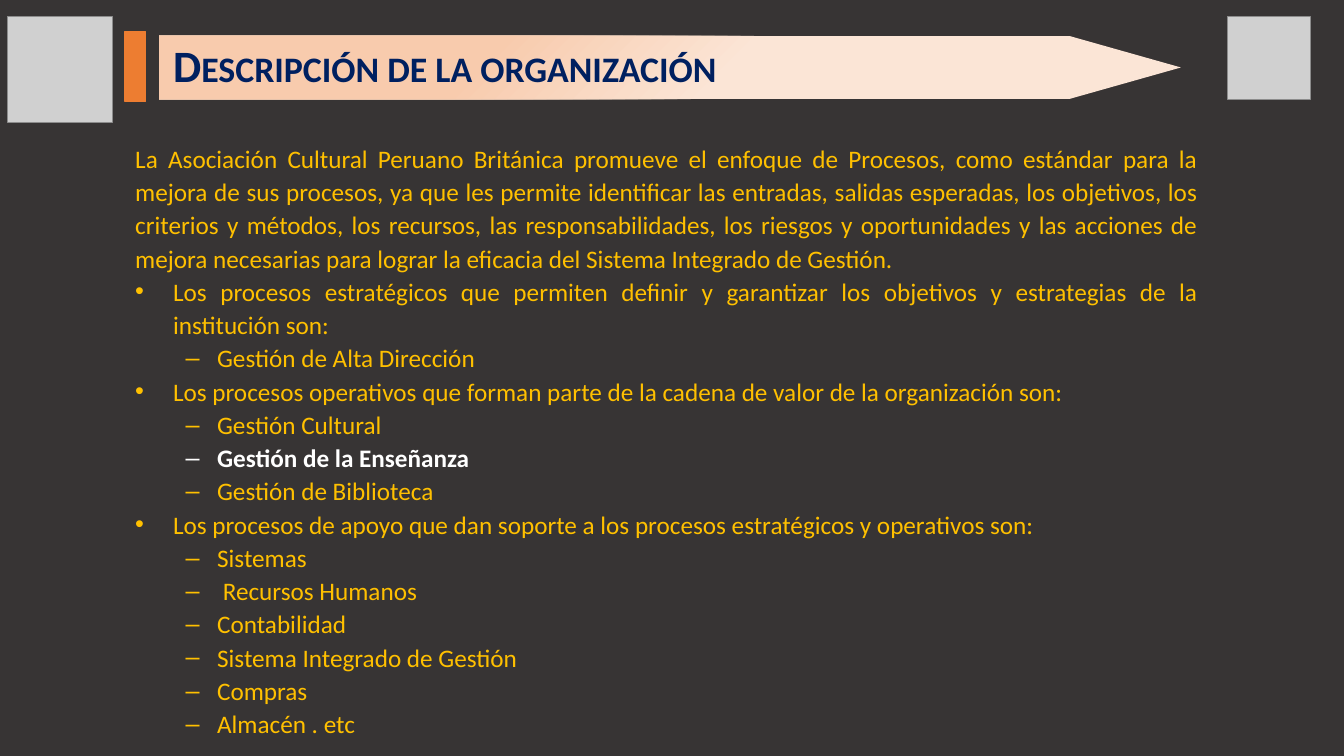
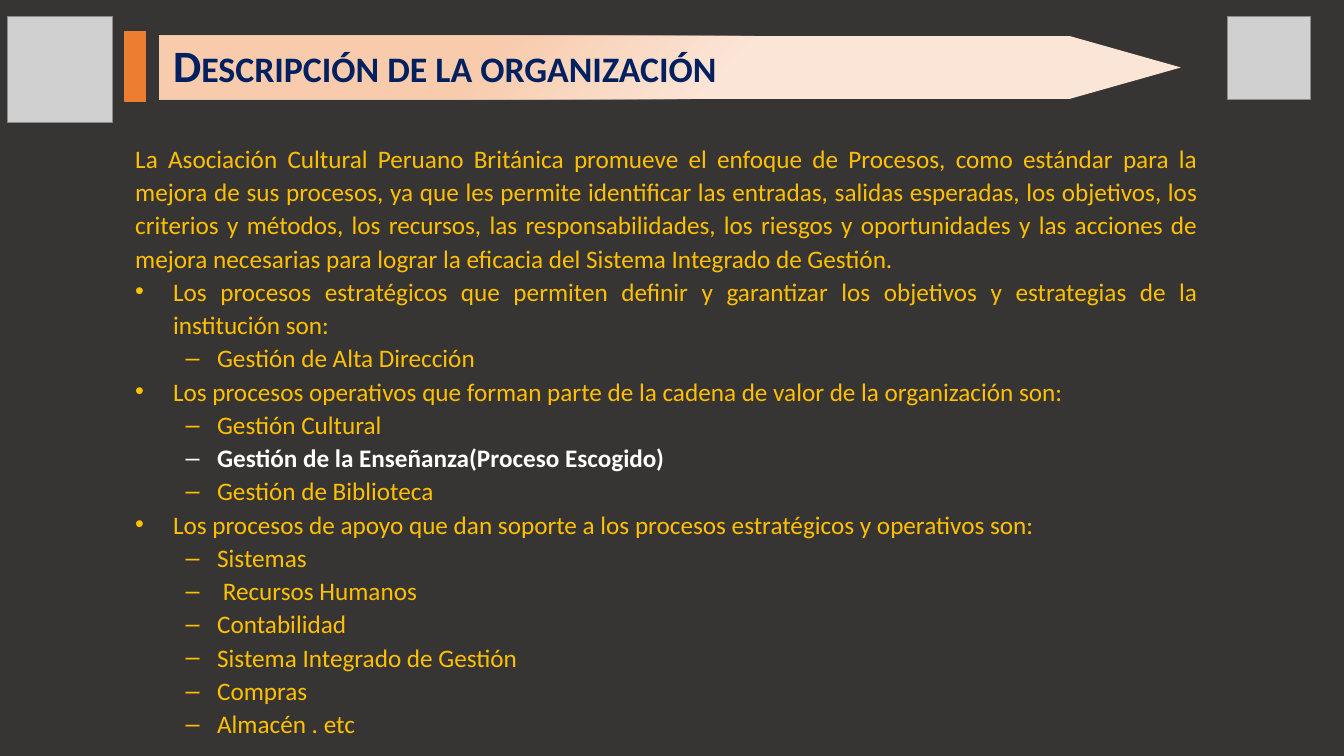
Before and after one commit to rojfrank/ing_req_rr, a slide deck: slide 5 of Requerimiento_Presentacion1.pptx (slide 6 before the commit). Drawn at 1344x756 pixels with LibreOffice and Linux fonts; fonts in the diff are those of the drawing; grey boxes stand for pictures; background and template pictures are left out; a plain dark background stands for a picture behind light text. Boxes give left, top, right and bottom in pixels: in the first picture for what was removed or moved away, otherwise in the second. Text is boxed around its words. In the diff, an @@ line names an element or a change of style, - is before the commit and + after.

```diff
--- a/Requerimiento_Presentacion1.pptx
+++ b/Requerimiento_Presentacion1.pptx
@@ text at box(217, 448, 664, 472): text changed @@
-  – Gestión de la Enseñanza
+  – Gestión de la Enseñanza(Proceso Escogido)
```
Also in this commit, not shown: 2 other slides changed, 1 slide added.
